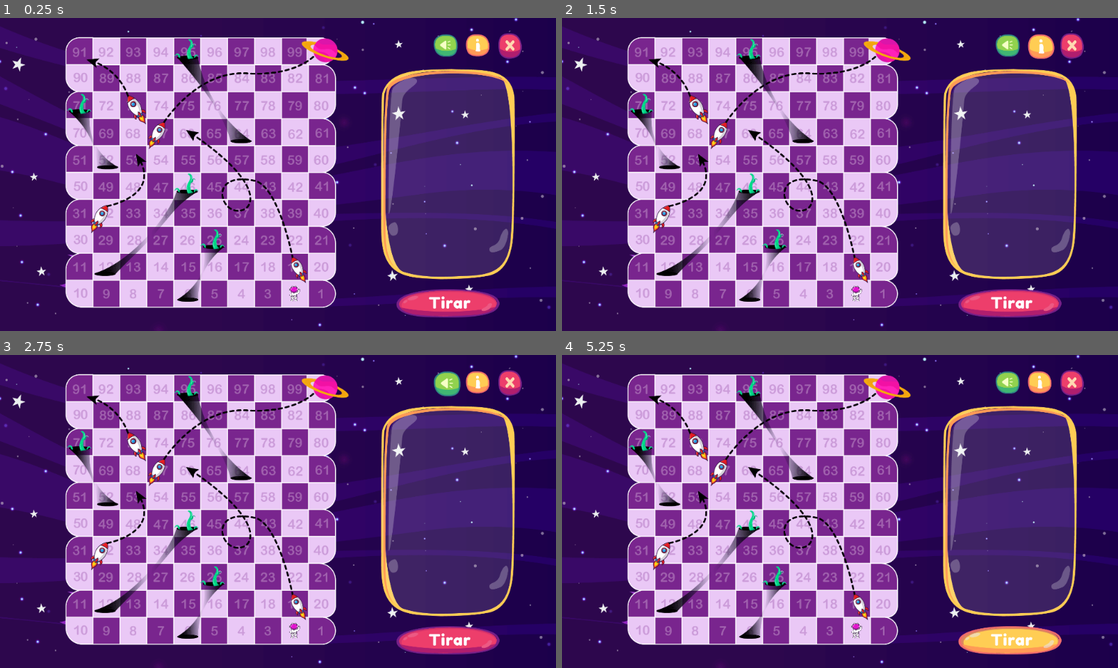
Above: before the commit, frames 1-4 (two rows, left to right).
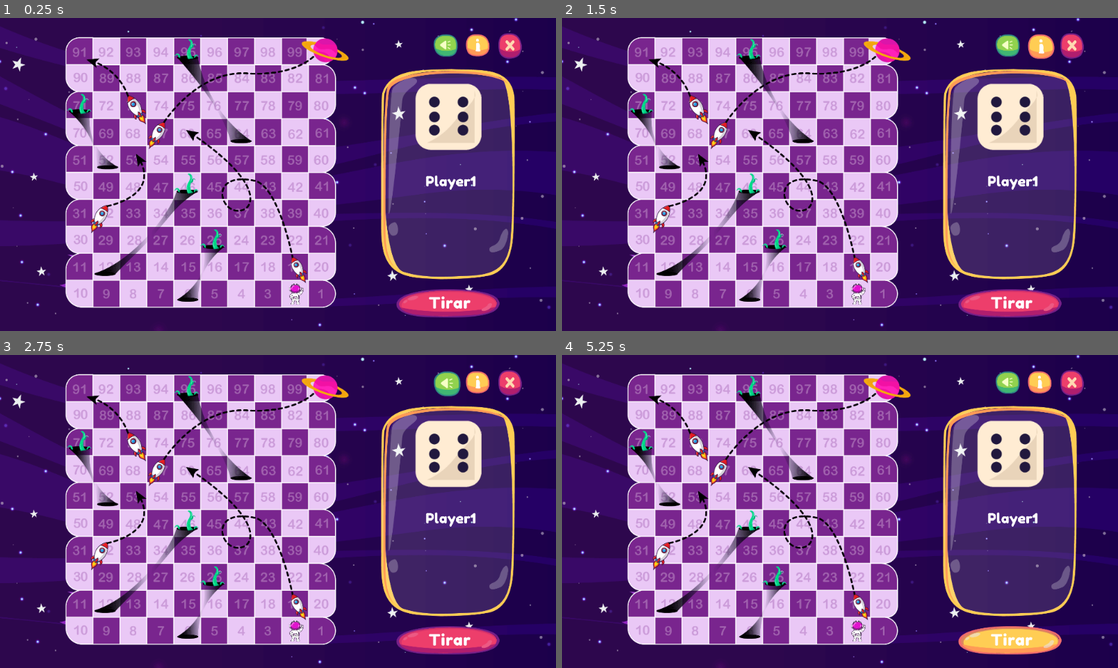
Above: after the commit, the same moments.

Repository: carrilloycardenas/Carrera-espacial
Game: Godot game, scene res://tablero/tablero.tscn
Same seed, same stepped clock (60 frames per second), same inputs: the game is played once before the commit and once after it. The project has no main scene, so this scene is started directly.
Inputs (mouse positions are in pixels of both pictures, inside the frame that each line leads up to):
- Up to frame 1 (0.25 s): no input
- Up to frame 2 (1.5 s): click (1012, 302) at 0.5 s; click (1040, 46) at 1.25 s
- Up to frame 3 (2.75 s): click (444, 383) at 2 s
- Up to frame 4 (5.25 s): click (1012, 639) at 2.75 s; click (1040, 383) at 3.5 s; click (1006, 383) at 4.25 s; click (1012, 639) at 5 s

The runs differ from the first frame. In frame 1, 2.7% of the frame differs, in the area x 52-87%, y 20-92%; in frame 2, 2.7%; in frame 3, 2.7%; in frame 4, 2.7%.

Commit message:
Dado and tablero

Diff:
--- /dev/null
+++ b/Sprites/dado.tscn
@@ -0,0 +1,25 @@
+[gd_scene load_steps=8 format=2]
+
+[ext_resource path="res://assets/Dado-3.png" type="Texture" id=1]
+[ext_resource path="res://assets/Dado-4.png" type="Texture" id=2]
+[ext_resource path="res://assets/Dado-5.png" type="Texture" id=3]
+[ext_resource path="res://assets/Dado-6.png" type="Texture" id=4]
+[ext_resource path="res://assets/Dado-2.png" type="Texture" id=5]
+[ext_resource path="res://assets/Dado-1.png" type="Texture" id=6]
+
+[sub_resource type="SpriteFrames" id=1]
+animations = [ {
+"frames": [ ExtResource( 6 ), ExtResource( 5 ), ExtResource( 1 ), ExtResource( 2 ), ExtResource( 3 ), ExtResource( 4 ) ],
+"loop": true,
+"name": "dado",
+"speed": 5.0
+} ]
+
+[node name="spriteDado" type="Node2D"]
+
+[node name="dado" type="AnimatedSprite" parent="."]
+position = Vector2( -3.08752e-05, -3.17097e-05 )
+scale = Vector2( 3.48052, 3.48052 )
+frames = SubResource( 1 )
+animation = "dado"
+frame = 5
--- a/scripts/tablero.gd
+++ b/scripts/tablero.gd
@@ -4,13 +4,8 @@
 # Declare member variables here. Examples:
 # var a = 2
 # var b = "text"
-
+var a = "Player1"
 
 # Called when the node enters the scene tree for the first time.
 func _ready():
-	pass # Replace with function body.
-
-
-# Called every frame. 'delta' is the elapsed time since the previous frame.
-#func _process(delta):
-#	pass
+	get_node("Fondo-espacio-dado/Label").text = str(a)
--- a/tablero/tablero.tscn
+++ b/tablero/tablero.tscn
@@ -12,8 +12,16 @@
 [ext_resource path="res://assets/boton-salir-hover.png" type="Texture" id=10]
 [ext_resource path="res://assets/diseño-tablero.png" type="Texture" id=11]
 [ext_resource path="res://assets/astronauta-1-rosa.png" type="Texture" id=12]
+[ext_resource path="res://font/FredokaOne-Regular.ttf" type="DynamicFontData" id=13]
+[ext_resource path="res://Sprites/dado.tscn" type="PackedScene" id=14]
+[ext_resource path="res://scripts/tablero.gd" type="Script" id=15]
+
+[sub_resource type="DynamicFont" id=1]
+size = 48
+font_data = ExtResource( 13 )
 
 [node name="tablero" type="Node2D"]
+script = ExtResource( 15 )
 
 [node name="Tablero" type="Sprite" parent="."]
 position = Vector2( 512, 288 )
@@ -24,6 +32,18 @@
 position = Vector2( 825.008, 287.5 )
 scale = Vector2( 0.533657, 0.533057 )
 texture = ExtResource( 2 )
+
+[node name="spriteDado" parent="Fondo-espacio-dado" instance=ExtResource( 14 )]
+position = Vector2( 1.85864, -197.915 )
+scale = Vector2( 0.42342, 0.423897 )
+
+[node name="Label" type="Label" parent="Fondo-espacio-dado"]
+margin_left = -76.8433
+margin_top = -4.69031
+margin_right = 109.157
+margin_bottom = 54.3097
+custom_fonts/font = SubResource( 1 )
+text = "Player 1"
 
 [node name="btn-tirar" type="TextureButton" parent="."]
 margin_left = 730.0
@@ -72,6 +92,7 @@
 texture = ExtResource( 11 )
 
 [node name="Astronauta-1-rosa" type="Sprite" parent="."]
-position = Vector2( 543, 507 )
-scale = Vector2( 0.168804, 0.168804 )
+position = Vector2( 546, 508 )
+scale = Vector2( 0.225961, 0.225961 )
 texture = ExtResource( 12 )
+offset = Vector2( -0.000244141, 0.000244141 )
Not shown: 1 places in tablero/tablero.tscn that only renumber resources
